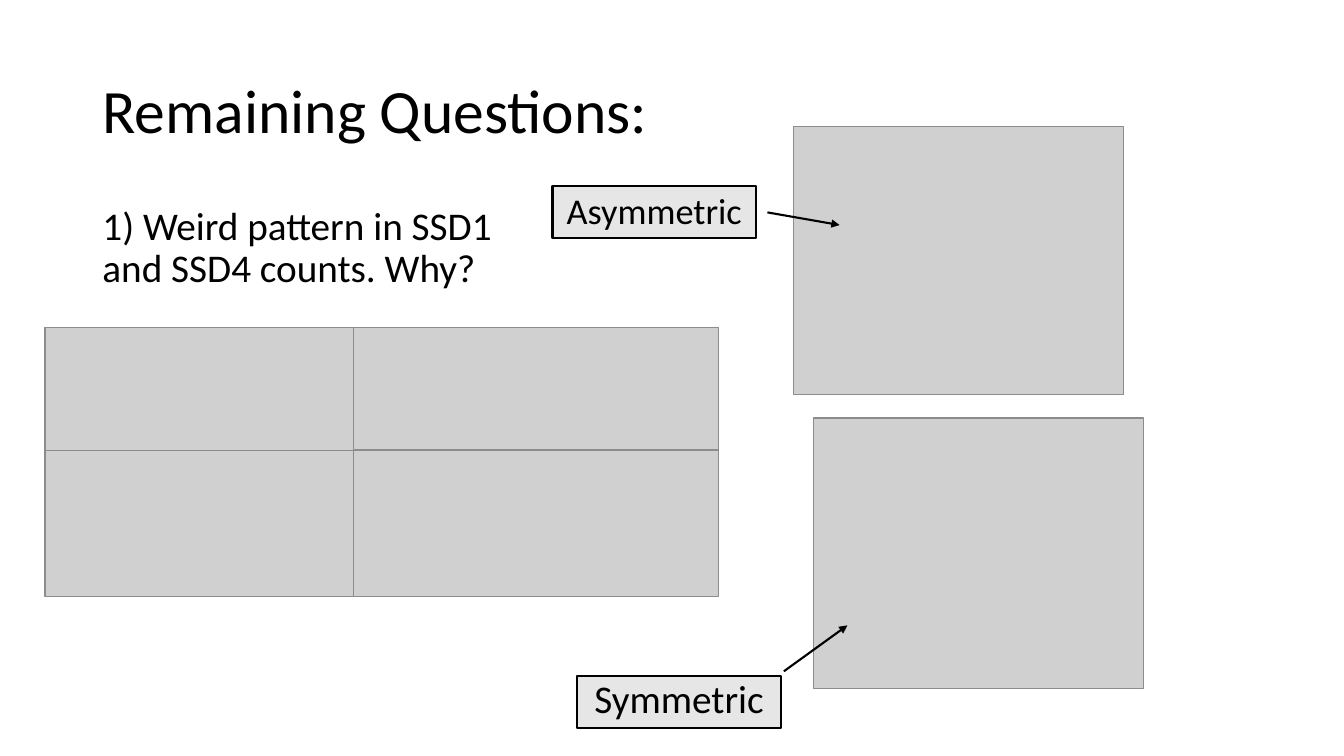
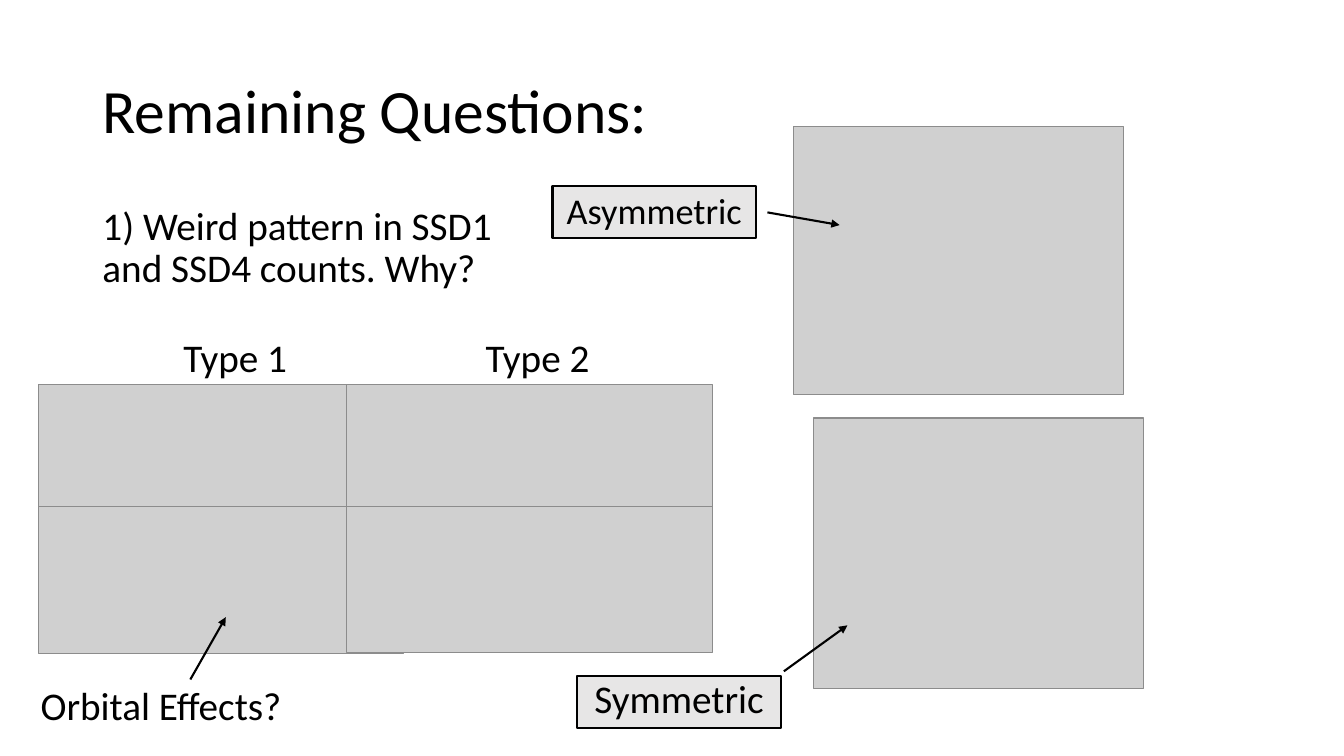
Before and after one commit to conradmr98/lasp-microburst-research, a slide deck: slide 6 of sampexlib/Concept Summaries/Summary of 4 Storms Selected.pptx. Drawn at 1344x756 pixels with LibreOffice and Linux fonts; fonts in the diff are those of the drawing; grey boxes stand for pictures. Boxes give left, top, right and bottom in pixels: in the first picture for what was removed or moved away, otherwise in the second. Text is boxed around its words. In the diff, an @@ line names an element or a change of style, - is before the commit and + after.

Commit message:
Presentation edits

```diff
--- a/sampexlib/Concept Summaries/Summary of 4 Storms Selected.pptx
+++ b/sampexlib/Concept Summaries/Summary of 4 Storms Selected.pptx
@@ text added at <box>183,346,590,379</box>, 28 pt, text #000000 @@
+Type 1 Type 2
@@ 4 pictures: place and size @@
-4 pictures at <box>45,328,719,597</box>
+4 pictures at <box>38,384,712,653</box>
@@ arrow added from (191, 680) to (226, 617), #000000 1.5 pt @@
@@ text added at <box>41,692,281,721</box>, 28 pt, text #000000 @@
+Orbital Effects?
```
Also in this commit, not shown: 2 other slides changed, 1 slide added.
